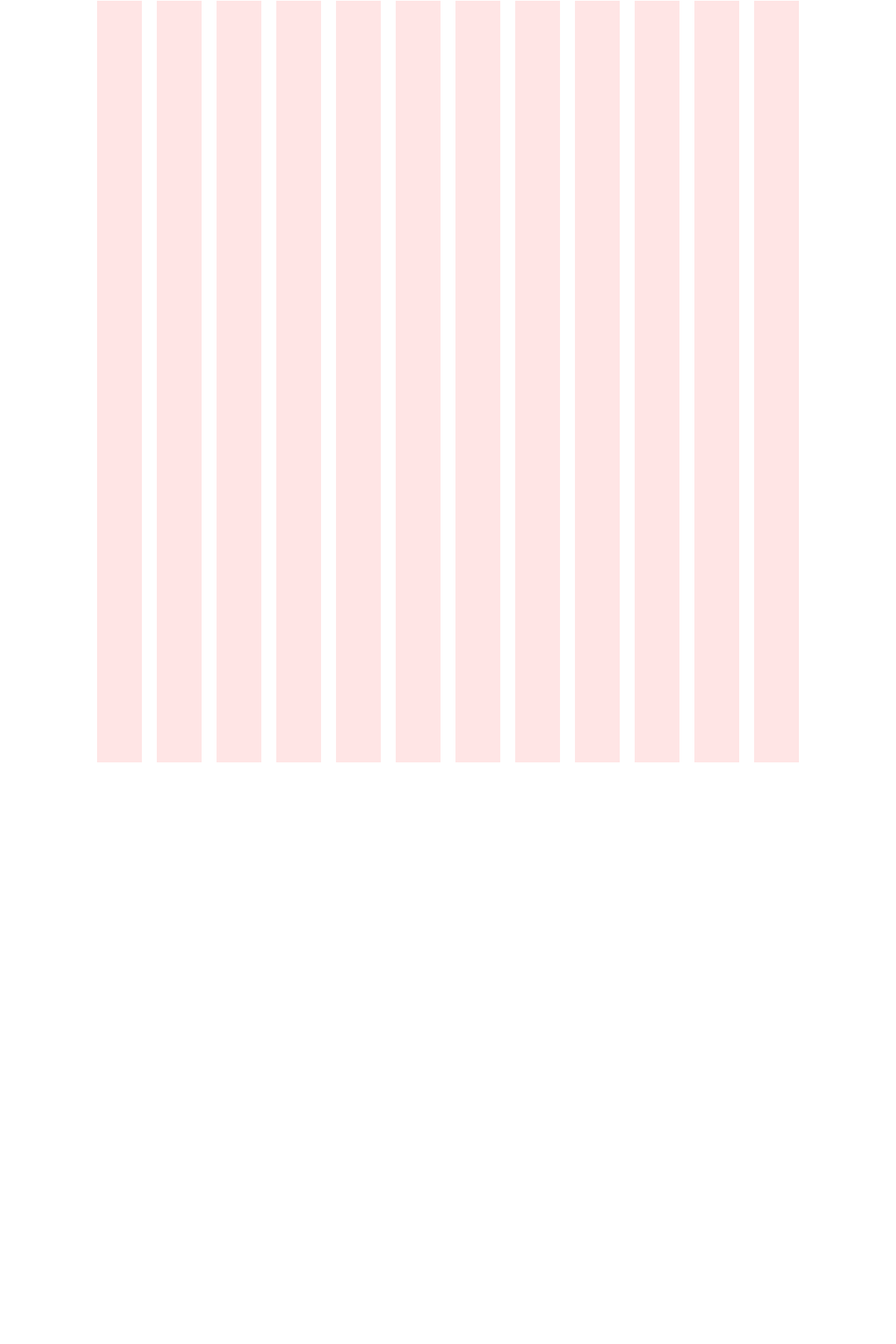
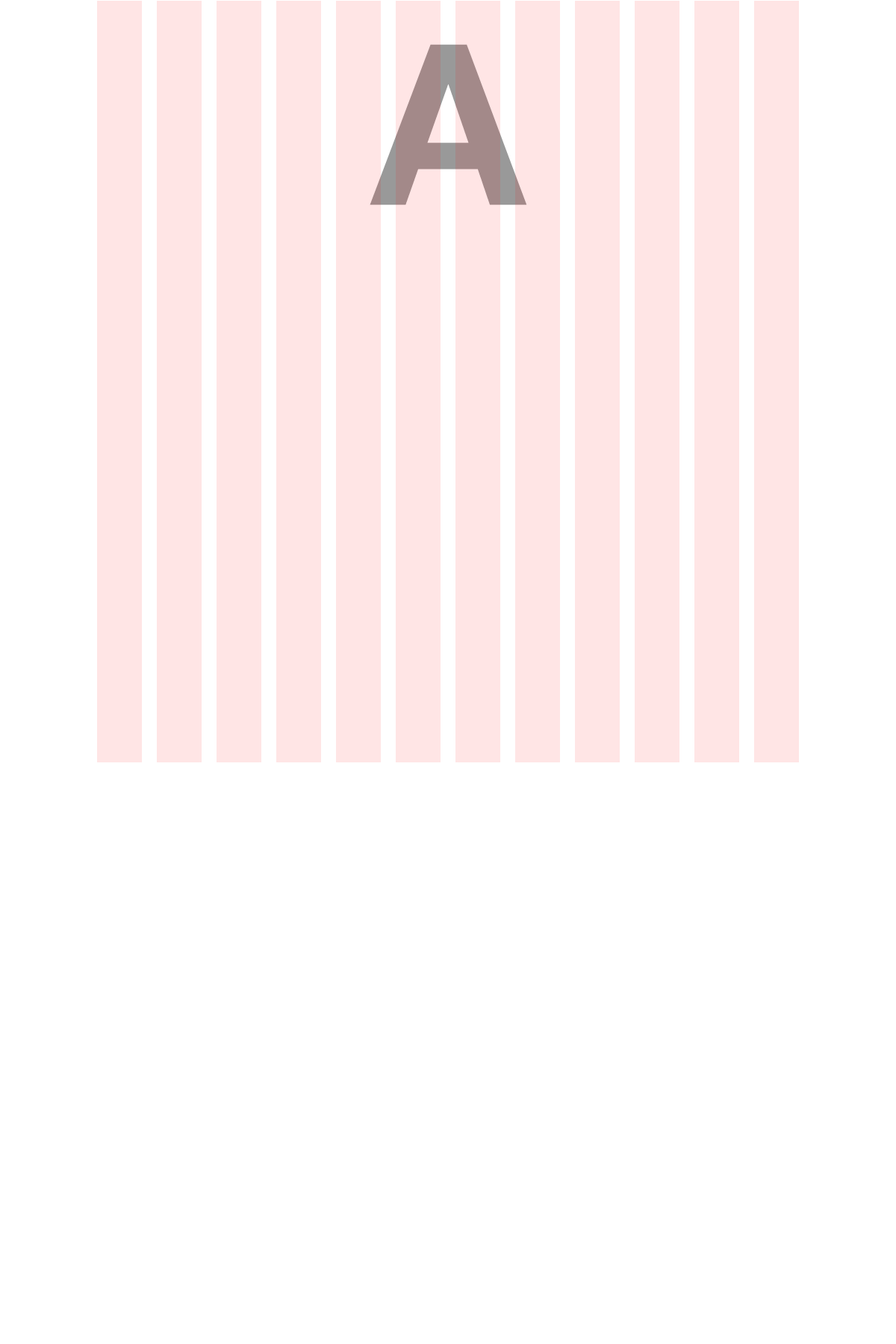
Comparing the layer stacks of the two 896px x 1344px images. Changes:
added layer "A" above "Background" over [369, 44, 527, 206]
